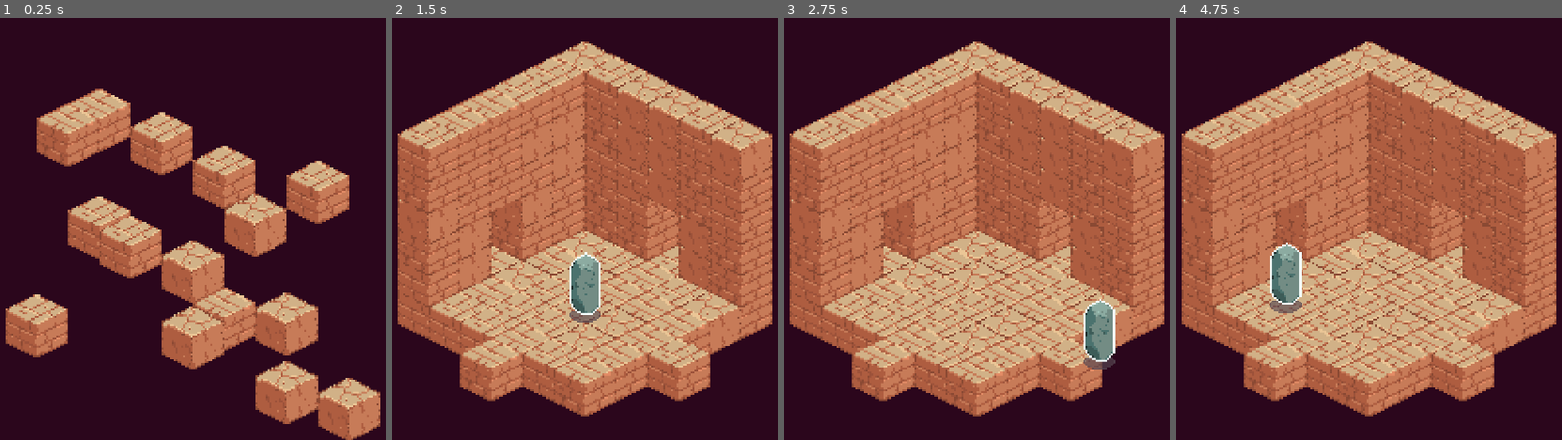
Above: before the commit, frames 1-4 (left to right).
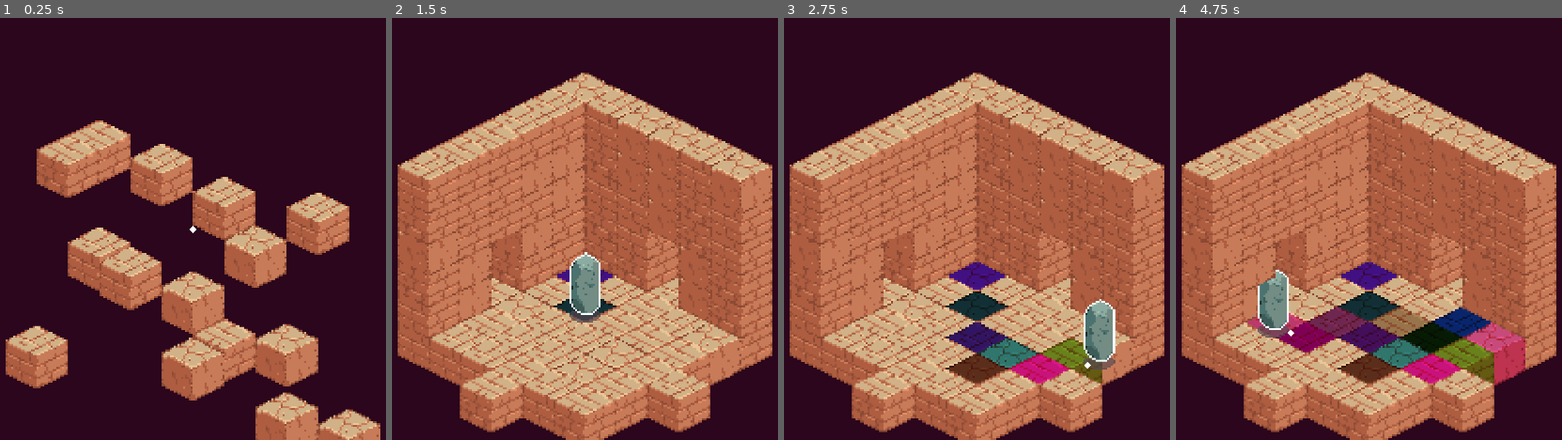
Above: after the commit, the same moments.

Repository: bitwise-aiden/godot-playground
Game: Godot game, scene res://source/world/dungeon.tscn
Two runs of this game, one before a commit and one after it. Both use one fixed random seed, a clock stepped at 60 frames per second and the inputs below.
Inputs:
- Up to frame 1 (0.25 s): no input
- Up to frame 2 (1.5 s): hold Right (ui_right) 0.53-1.28 s; hold Down (ui_down) from 1.28 s (still down)
- Up to frame 3 (2.75 s): release Down (ui_down) at 2.03 s; hold Right (ui_right) from 2.03 s (still down)
- Up to frame 4 (4.75 s): release Right (ui_right) at 2.78 s; hold Up (ui_up) 2.78-3.53 s; hold Left (ui_left) from 3.53 s (still down)

The runs differ from the first frame. In frame 1, 38% of the frame differs, in the area x 1-99%, y 16-100%; in frame 2, 38%; in frame 3, 40%; in frame 4, 44%, in the area x 1-99%, y 5-100%.

Commit message:
Add world_to_coord and get player signalling coord change

Diff:
--- a/source/world/block.gd
+++ b/source/world/block.gd
@@ -63,12 +63,9 @@
 # Public methods
 
 func transition(
-	from : Vector2,
 	to : Vector2,
 	tween : Tween = create_tween()
 ) -> void:
-	offset = from
-
 	tween.tween_property(
 		self,
 		"offset",
--- a/source/world/block.tscn
+++ b/source/world/block.tscn
@@ -8,10 +8,11 @@
 
 [node name="sprite" type="Sprite2D" parent="."]
 texture = ExtResource("2_e6wif")
+offset = Vector2(0, 32)
 
 [node name="collider_bottom" type="CollisionPolygon2D" parent="."]
+position = Vector2(0, 32)
 polygon = PackedVector2Array(0, 0, 32, 16, 0, 32, -32, 16)
 
 [node name="collider_top" type="CollisionPolygon2D" parent="."]
-position = Vector2(0, -32)
 polygon = PackedVector2Array(0, 0, 32, 16, 0, 32, -32, 16)
--- a/source/world/constants.gd
+++ b/source/world/constants.gd
@@ -21,3 +21,15 @@
 		coord.z - coord.x,
 		(coord.z + coord.x) * 0.5 - coord.y,
 	) * WorldConstants.HALF_BLOCK_SIZE
+
+
+static func world_to_coord(
+	world : Vector2,
+	y_value : int = 0
+) -> Vector3i:
+	var scaled : Vector2 = world / WorldConstants.HALF_BLOCK_SIZE
+
+	var z : float = ((scaled.y + y_value) * 2.0 + scaled.x) * 0.5
+	var x : float = z - scaled.x
+
+	return Vector3i(int(x), y_value, int(z))
--- a/source/world/dungeon.gd
+++ b/source/world/dungeon.gd
@@ -51,6 +51,15 @@
 	var player : WorldPlayer = spawn_player(player_coord)
 	player.position = Vector2.UP * 200.0
 	player.z_index = 100
+	player.coord_changed.connect(
+		func(c : Vector3i):
+			var b : WorldBlock = room.get_block(c)
+
+			if b:
+				b.modulate = Color(randf(), randf(), randf())
+
+			$test.position = player.global_position
+	)
 
 	add_child(player)
 
@@ -90,6 +99,7 @@
 ) -> WorldPlayer:
 	var player : WorldPlayer = __WORLD_PLAYER.instantiate()
 
+	player.coord = coord
 	player.position = WorldConstants.coord_to_world(coord) - Vector2(0.0, 8.0)
 
 	return player
--- a/source/world/dungeon.tscn
+++ b/source/world/dungeon.tscn
@@ -7,3 +7,10 @@
 
 [node name="camera" type="Camera2D" parent="."]
 zoom = Vector2(2.5, 2.5)
+
+[node name="test" type="ColorRect" parent="."]
+z_index = 10
+offset_top = -3.45
+offset_right = 5.0
+offset_bottom = 1.55
+rotation = 0.785398
--- a/source/world/player.gd
+++ b/source/world/player.gd
@@ -1,4 +1,19 @@
 class_name WorldPlayer extends CharacterBody2D
+
+
+# Public signals
+
+signal coord_changed(coord : Vector3i)
+
+
+# Public variables
+
+var coord : Vector3i :
+	set(value):
+		coord = value
+
+		coord_changed.emit(coord)
+
 
 
 # Lifecycle methods
@@ -6,6 +21,20 @@
 func _physics_process(
 	_delta : float,
 ) -> void:
+	__move()
+	__check_coord()
+
+
+# Private methods
+
+func __check_coord() -> void:
+	var new_coord : Vector3i = WorldConstants.world_to_coord(position)
+
+	if coord != new_coord:
+		coord = new_coord
+
+
+func __move() -> void:
 	var direction : Vector2 = Input.get_vector(
 		"ui_left", "ui_right",
 		"ui_up", "ui_down",
--- a/source/world/room.gd
+++ b/source/world/room.gd
@@ -15,6 +15,11 @@
 
 	__blocks[block.coord] = block
 	add_child(block)
+
+func get_block(
+	coord : Vector3i,
+) -> WorldBlock:
+	return __blocks.get(coord)
 
 
 func transition_in(
@@ -82,7 +87,8 @@
 
 		for coord : Vector3i in coords_by_layer[layer]:
 			var block : WorldBlock = __blocks[coord]
-			block.transition(from, to, tween)
+			block.offset = from
+			block.transition(to, tween)
 
 
 	await tween.finished
